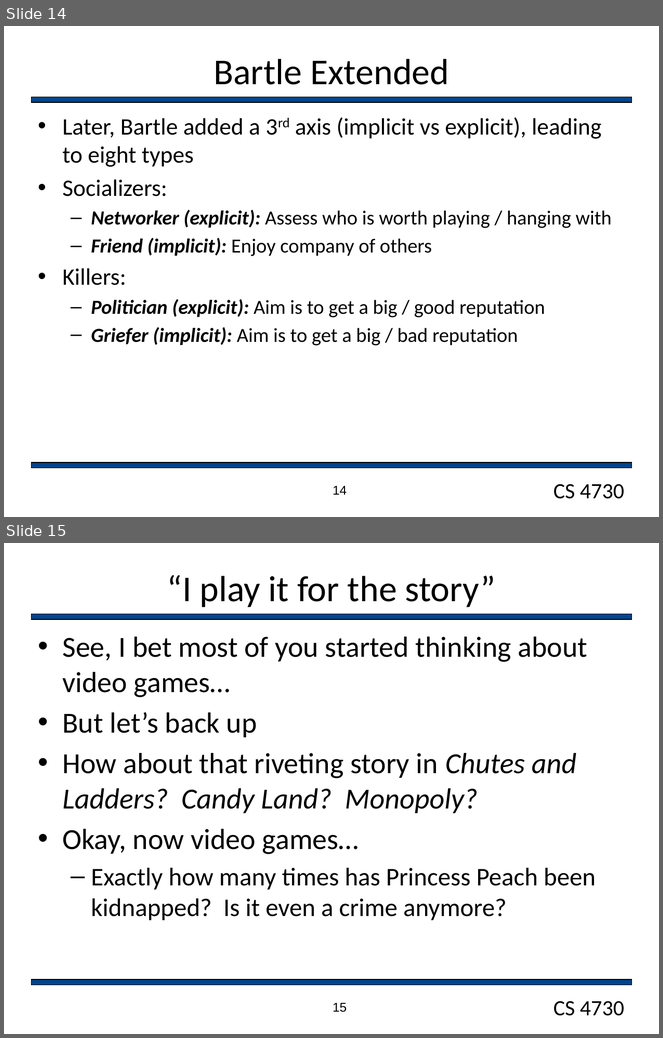
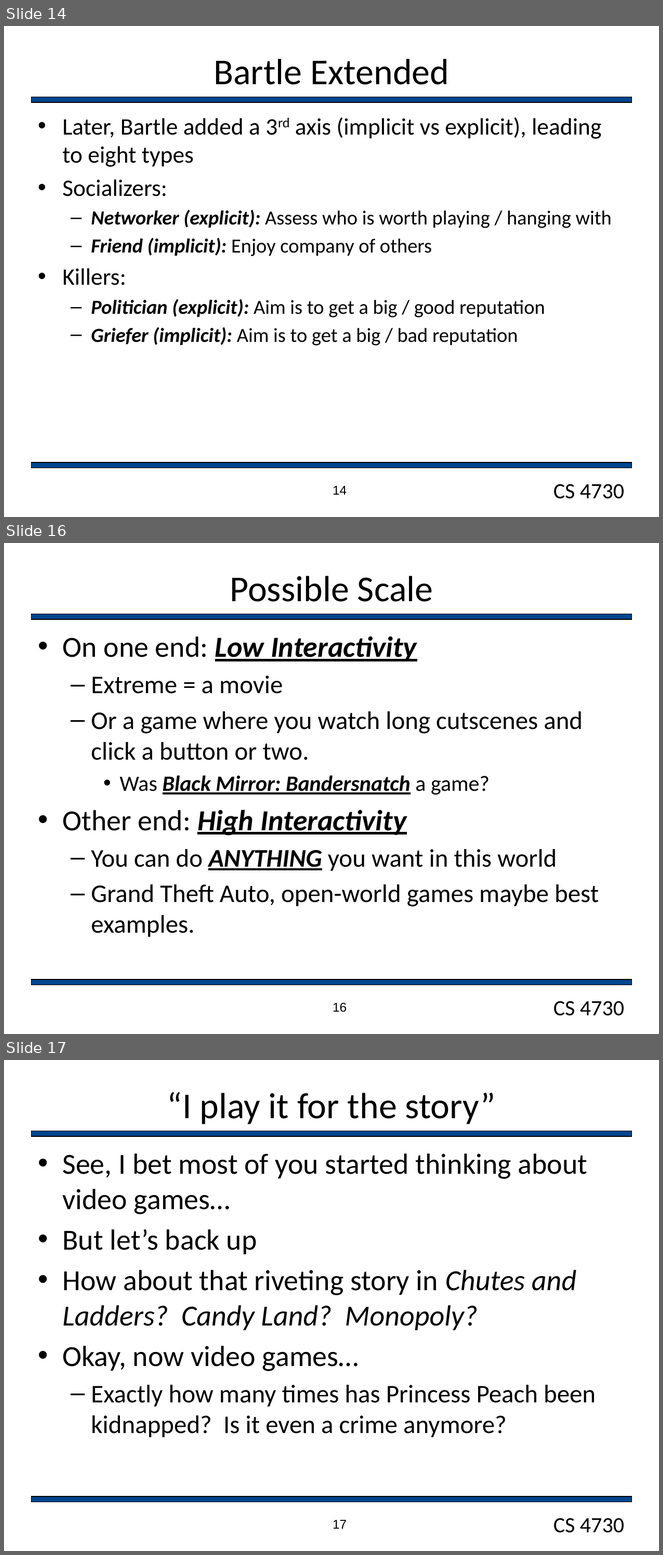
Before and after one commit to markfloryan/gamedesign, a slide deck: slides/WhatIsAGame.pptx. Shown one above the other, each under a label of ours: slides 14 and 15 before the commit, slides 14, 16 and 17 after it; the slides between them are not shown. The pictures are 663x1038 and 663x1555 pixels, drawn with LibreOffice and Linux fonts; fonts in the diff are those of the drawing; background and template pictures are left out. Boxes give left, top, right and bottom in pixels: in the first picture for what was removed or moved away, otherwise in the second. Text is boxed around its words. In the diff, an @@ line names an element or a change of style, - is before the commit and + after.

```diff
--- a/slides/WhatIsAGame.pptx
+++ b/slides/WhatIsAGame.pptx
@@ slide 16 added at (4,543,659,1034), background #FFFFFF; not listed: 3 template elements that a slide beside it also shows @@
@@ title added at (230,576,433,602), 40 pt, text #000000 @@
+Possible Scale
@@ text added at (62,636,599,937), 28 pt, text #000000 @@
+• On one end: Low Interactivity
+  – Extreme = a movie
+  – Or a game where you watch long cutscenes and click a button or two.
+    • Was Black Mirror: Bandersnatch a game?
+• Other end: High Interactivity
+  – You can do ANYTHING you want in this world
+  – Grand Theft Auto, open-world games maybe best examples.
@@ page number added at (333,1003,347,1013), 14 pt, text #000000 @@
+16
@@ what was slide 15 is now slide 17 @@
@@ page number at (333,1520,347,1529): text changed @@
-15
+17
```
Also in this commit, not shown: 1 slide changed, 1 other slide added, 18 other files.
